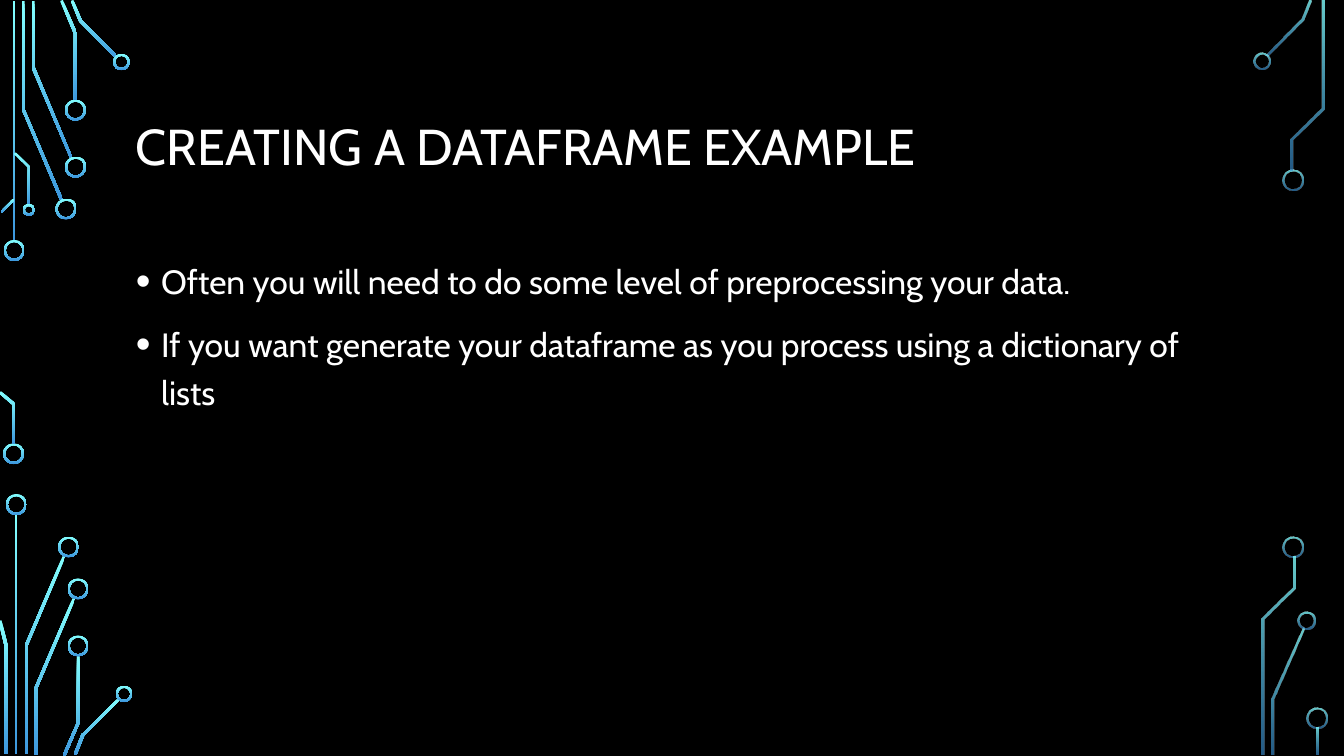
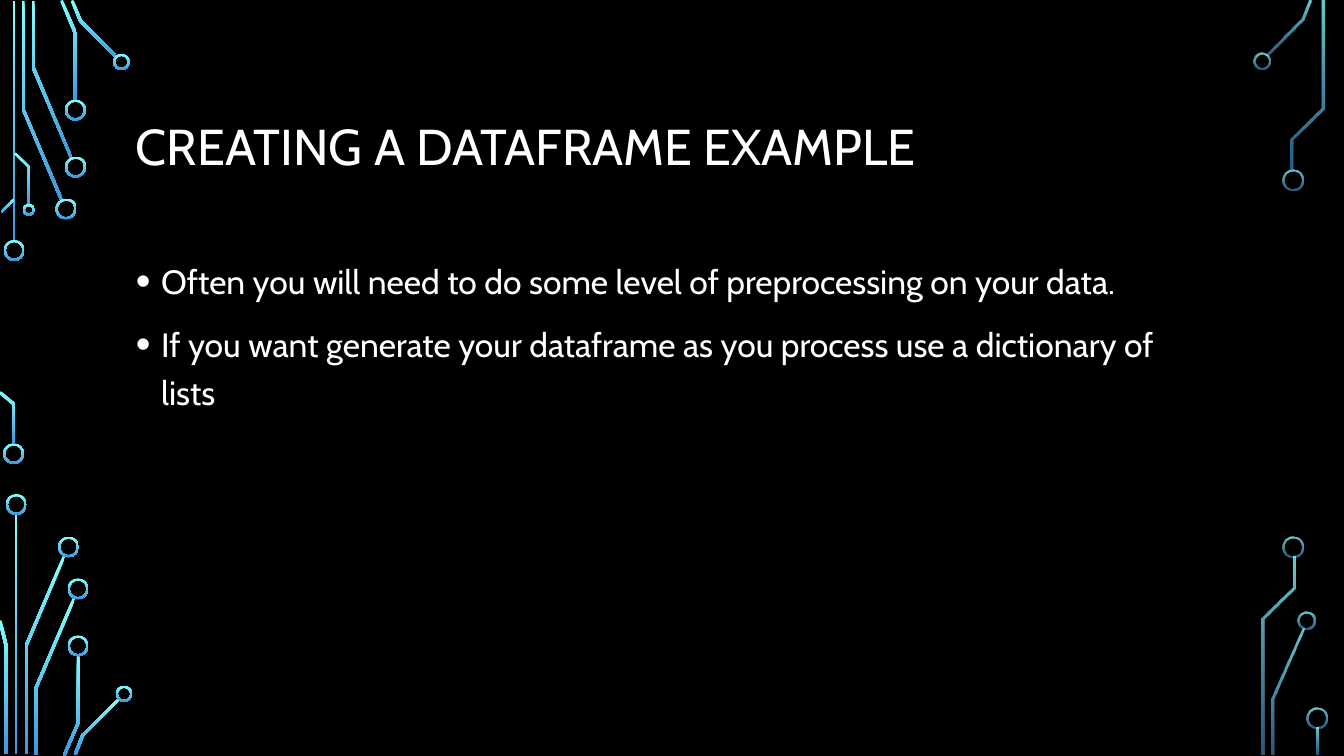
Before and after one commit to bkerster/python-workshop, a slide deck: slide 74 of Data analysis in python.pptx. Drawn at 1344x756 pixels with LibreOffice and Linux fonts; fonts in the diff are those of the drawing; background and template pictures are left out. Boxes give left, top, right and bottom in pixels: in the first picture for what was removed or moved away, otherwise in the second. Text is boxed around its words. In the diff, an @@ line names an element or a change of style, - is before the commit and + after.

Commit message:
tweaked some slides

```diff
--- a/Data analysis in python.pptx
+++ b/Data analysis in python.pptx
@@ text at [161, 268, 1153, 406]: text changed @@
-• Often you will need to do some level of preprocessing your data.
-• If you want generate your dataframe as you process using a dictionary of lists
+• Often you will need to do some level of preprocessing on your data.
+• If you want generate your dataframe as you process use a dictionary of lists
```
Also in this commit, not shown: 3 other slides changed.
